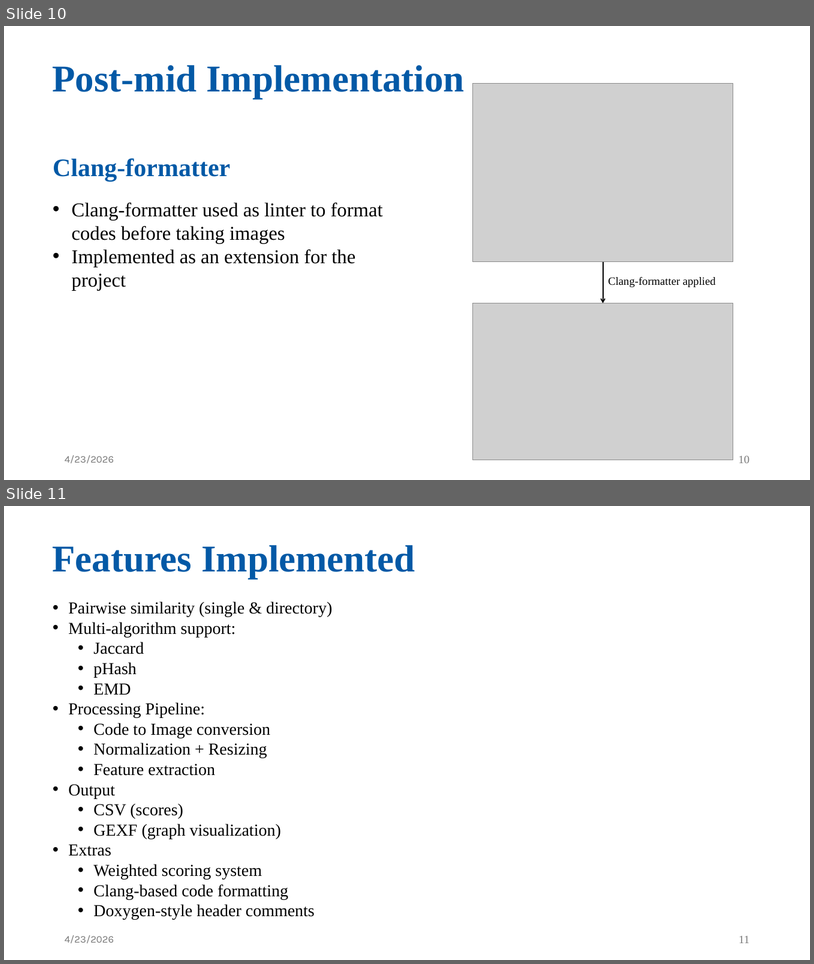
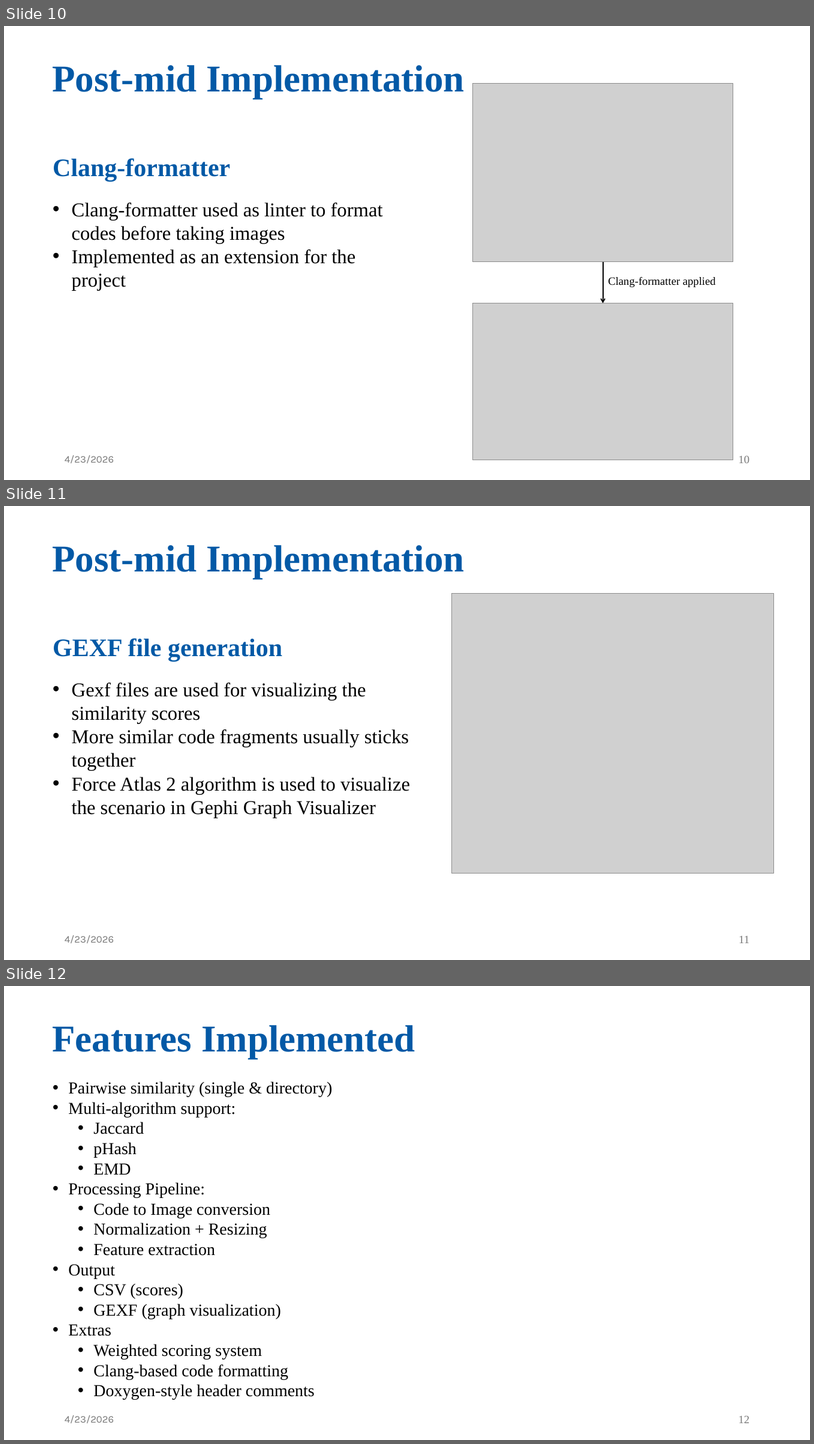
Before and after one commit to tawratnibir/SPL-1-ImCloneDetect, a slide deck: ppt/Software-Project-Lab-1-ImCloneDetect-Final.pptx. Shown one above the other, each under a label of ours: slides 10 and 11 before the commit, slides 10, 11 and 12 after it. The pictures are 814x964 and 814x1444 pixels, drawn with LibreOffice and Linux fonts; fonts in the diff are those of the drawing; grey boxes stand for pictures. Boxes give left, top, right and bottom in pixels: in the first picture for what was removed or moved away, otherwise in the second. Text is boxed around its words. In the diff, an @@ line names an element or a change of style, - is before the commit and + after.

```diff
--- a/ppt/Software-Project-Lab-1-ImCloneDetect-Final.pptx
+++ b/ppt/Software-Project-Lab-1-ImCloneDetect-Final.pptx
@@ slide 11 added at box(4, 506, 810, 960), background #FFFFFF @@
@@ text added at box(52, 545, 464, 579), 54 pt, text #0359A6, bold @@
+Post-mid Implementation
@@ picture added at box(452, 593, 774, 873) @@
@@ text added at box(53, 638, 410, 817), 28 pt, text #000000 @@
+GEXF file generation
+• Gexf files are used for visualizing the similarity scores
+• More similar code fragments usually sticks together
+• Force Atlas 2 algorithm is used to visualize the scenario in Gephi Graph Visualizer
@@ text added at box(65, 935, 114, 943), 14.4 pt, text #797979 @@
+4/23/2026
@@ page number added at box(739, 936, 750, 943), 16 pt, text #797979 @@
+11
@@ what was slide 11 is now slide 12 @@
@@ page number at box(739, 1415, 750, 1423): text changed @@
-11
+12
```
Also in this commit, not shown: 4 other files.
